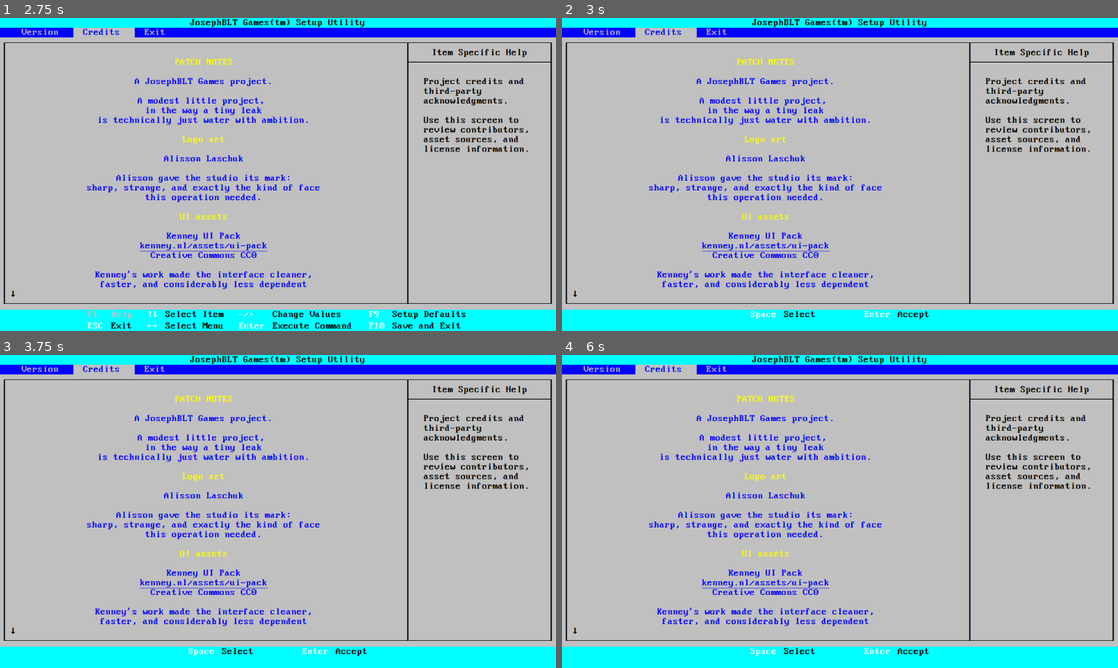
Above: before the commit, frames 1-4 (two rows, left to right).
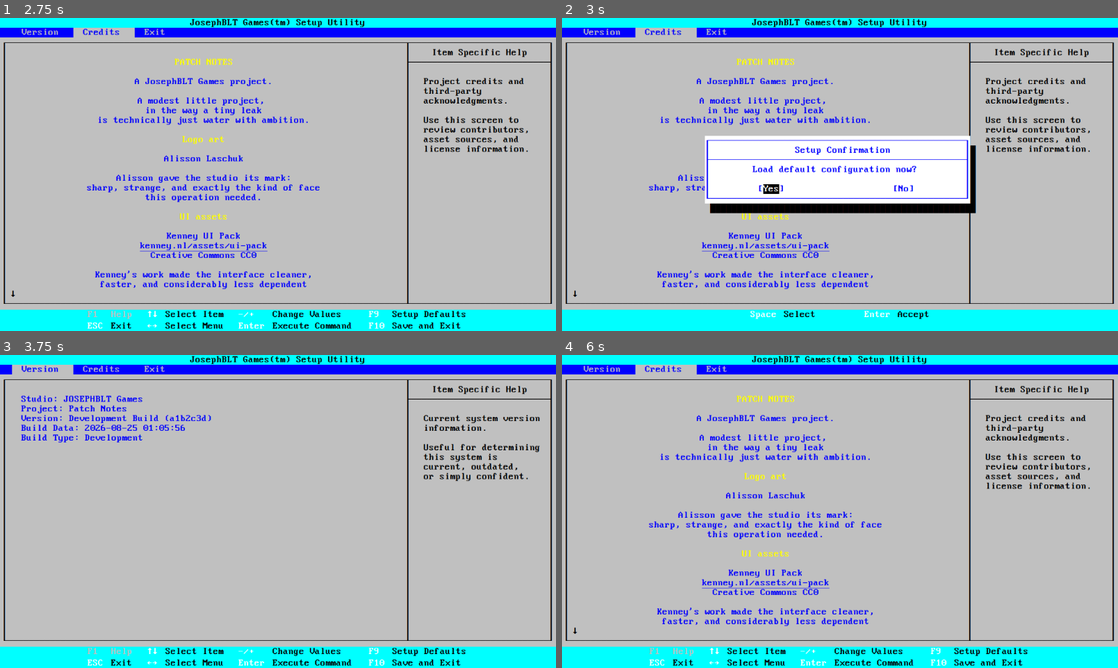
Above: after the commit, the same moments.

Repository: Josephblt/patch-notes
Game: Godot game, scene res://scenes/startup.tscn
Two runs of this game, one before a commit and one after it. Both use one fixed random seed, a clock stepped at 60 frames per second and the inputs below.
Inputs:
- Up to frame 1 (2.75 s): tap Enter (bios_accept) at 0.5, 2 s; hold Right (bios_right) 0.53-1.28 s; hold Enter (bios_accept) 0.53-1.28 s; hold Down (bios_down) 1.28-2.03 s; tap Space (bios_select) at 1.35 s; hold Right (bios_right) from 2.03 s (still down); hold Enter (bios_accept) from 2.03 s (still down)
- Up to frame 2 (3 s): release Right (bios_right) at 2.78 s; release Enter (bios_accept) at 2.78 s; hold F9 (bios_setup_defaults) from 2.78 s (still down); tap Space (bios_select) at 2.85 s
- Up to frame 3 (3.75 s): tap Enter (bios_accept) at 3.5 s; release F9 (bios_setup_defaults) at 3.53 s; hold Left (bios_left) from 3.53 s (still down); hold Enter (bios_accept) from 3.53 s (still down)
- Up to frame 4 (6 s): release Enter (bios_accept) at 4.28 s; tap Space (bios_select) at 4.35, 5.85 s; release Left (bios_left) at 5.03 s; hold Down (bios_down) 5.03-5.78 s; hold Enter (bios_accept) 5.03-5.78 s; hold Right (bios_right) from 5.78 s (still down)

Frame 1 is identical in both runs. In frame 2, 12% of the frame differs, in the area x 25-75%, y 37-63%; in frame 3, 8.4%; in frame 4, 1.3%.
Error before the commit: Attempt to call function 'activate' in base 'null instance' on a null instance. (res://scripts/scenes/bios/bios.gd:86)

Commit message:
Add load setup defaults BIOS dialog

Diff:
--- a/src/scenes/bios/bios.tscn
+++ b/src/scenes/bios/bios.tscn
@@ -9,6 +9,7 @@
 [ext_resource type="PackedScene" uid="uid://y68gcp0545ja" path="res://scenes/bios/normal_keys.tscn" id="7_5ou4k"]
 [ext_resource type="PackedScene" uid="uid://b3c01w2enqoys" path="res://scenes/bios/dialogs/dialog_keys.tscn" id="7_7thf1"]
 [ext_resource type="PackedScene" uid="uid://dfodeibreehno" path="res://scenes/bios/dialogs/exit_discarding_dialog.tscn" id="7_b7pe8"]
+[ext_resource type="PackedScene" uid="uid://c5w8v0kpy3jqa" path="res://scenes/bios/dialogs/load_setup_defaults_dialog.tscn" id="8_g2724"]
 [ext_resource type="PackedScene" uid="uid://bu52b872q07kf" path="res://scenes/bios/dialogs/exit_saving_dialog.tscn" id="10_kblm1"]
 
 [sub_resource type="StyleBoxFlat" id="StyleBoxFlat_etr6w"]
@@ -339,4 +340,8 @@
 unique_name_in_owner = true
 visible = false
 
+[node name="LoadSetupDefaultsDialog" parent="." unique_id=1423246225 instance=ExtResource("8_g2724")]
+unique_name_in_owner = true
+visible = false
+
 [connection signal="menu_changed" from="MainVBoxContainer/Menu" to="." method="_on_menu_changed"]
--- /dev/null
+++ b/src/scenes/bios/dialogs/load_setup_defaults_dialog.tscn
@@ -0,0 +1,325 @@
+[gd_scene format=3 uid="uid://c5w8v0kpy3jqa"]
+
+[ext_resource type="Script" uid="uid://bv3c7tyqokam2" path="res://scripts/scenes/bios/dialogs/dialog.gd" id="1_72q18"]
+[ext_resource type="FontFile" uid="uid://nbdmcuya1pw8" path="res://resources/fonts/bios.ttf" id="2_meylx"]
+
+[sub_resource type="StyleBoxFlat" id="StyleBoxFlat_m7cxi"]
+bg_color = Color(1, 1, 1, 1)
+
+[sub_resource type="StyleBoxEmpty" id="StyleBoxEmpty_4t7yi"]
+
+[sub_resource type="StyleBoxFlat" id="StyleBoxFlat_iuvg4"]
+bg_color = Color(1, 1, 1, 1)
+
+[sub_resource type="StyleBoxFlat" id="StyleBoxFlat_bsi3e"]
+bg_color = Color(1, 1, 1, 1)
+
+[sub_resource type="StyleBoxFlat" id="StyleBoxFlat_cqy1o"]
+bg_color = Color(1, 1, 1, 1)
+
+[node name="LoadSetupDefaultsDialogVBoxContainer" type="VBoxContainer" unique_id=1216854761]
+anchors_preset = 8
+anchor_left = 0.5
+anchor_top = 0.5
+anchor_right = 0.5
+anchor_bottom = 0.5
+offset_left = -280.5
+offset_top = -80.0
+offset_right = 280.5
+offset_bottom = 80.0
+grow_horizontal = 2
+grow_vertical = 2
+size_flags_horizontal = 4
+size_flags_vertical = 4
+theme_override_constants/separation = 0
+script = ExtResource("1_72q18")
+
+[node name="LoadSetupDefaultsLine1" type="HBoxContainer" parent="." unique_id=1387906528]
+layout_mode = 2
+theme_override_constants/separation = 0
+
+[node name="LoadSetupDefaultsLine1" type="Label" parent="LoadSetupDefaultsLine1" unique_id=1894597114]
+layout_mode = 2
+theme_override_colors/font_color = Color(0, 0, 1, 1)
+theme_override_fonts/font = ExtResource("2_meylx")
+theme_override_font_sizes/font_size = 20
+theme_override_styles/normal = SubResource("StyleBoxFlat_m7cxi")
+text = "┌────────────────────────────────────────────────┐"
+horizontal_alignment = 1
+vertical_alignment = 1
+
+[node name="LoadSetupDefaultsLine1Space" type="Label" parent="LoadSetupDefaultsLine1" unique_id=5655625]
+layout_mode = 2
+theme_override_colors/font_color = Color(0, 0, 1, 1)
+theme_override_fonts/font = ExtResource("2_meylx")
+theme_override_font_sizes/font_size = 20
+theme_override_styles/normal = SubResource("StyleBoxEmpty_4t7yi")
+text = " "
+horizontal_alignment = 1
+vertical_alignment = 1
+
+[node name="LoadSetupDefaultsLineTitle" type="HBoxContainer" parent="." unique_id=2117706983]
+layout_mode = 2
+theme_override_constants/separation = 0
+
+[node name="LoadSetupDefaultsLineTitle" type="Label" parent="LoadSetupDefaultsLineTitle" unique_id=275484974]
+layout_mode = 2
+theme_override_colors/font_color = Color(0, 0, 1, 1)
+theme_override_fonts/font = ExtResource("2_meylx")
+theme_override_font_sizes/font_size = 20
+theme_override_styles/normal = SubResource("StyleBoxFlat_iuvg4")
+text = "│                Setup Confirmation              │"
+horizontal_alignment = 1
+vertical_alignment = 1
+
+[node name="LoadSetupDefaultsLineTitleShadow" type="Label" parent="LoadSetupDefaultsLineTitle" unique_id=1988571294]
+layout_mode = 2
+theme_override_colors/font_color = Color(0, 0, 0, 1)
+theme_override_fonts/font = ExtResource("2_meylx")
+theme_override_font_sizes/font_size = 20
+theme_override_styles/normal = SubResource("StyleBoxFlat_iuvg4")
+text = "█"
+horizontal_alignment = 1
+vertical_alignment = 1
+
+[node name="LoadSetupDefaultsLine3" type="HBoxContainer" parent="." unique_id=47797606]
+layout_mode = 2
+theme_override_constants/separation = 0
+
+[node name="LoadSetupDefaultsLine3" type="Label" parent="LoadSetupDefaultsLine3" unique_id=244534423]
+layout_mode = 2
+theme_override_colors/font_color = Color(0, 0, 1, 1)
+theme_override_fonts/font = ExtResource("2_meylx")
+theme_override_font_sizes/font_size = 20
+theme_override_styles/normal = SubResource("StyleBoxFlat_iuvg4")
+text = "├────────────────────────────────────────────────┤"
+horizontal_alignment = 1
+vertical_alignment = 1
+
+[node name="LoadSetupDefaultsLine3Shadow" type="Label" parent="LoadSetupDefaultsLine3" unique_id=994252218]
+layout_mode = 2
+theme_override_colors/font_color = Color(0, 0, 0, 1)
+theme_override_fonts/font = ExtResource("2_meylx")
+theme_override_font_sizes/font_size = 20
+theme_override_styles/normal = SubResource("StyleBoxFlat_iuvg4")
+text = "█"
+horizontal_alignment = 1
+vertical_alignment = 1
+
+[node name="LoadSetupDefaultsLineMessage" type="HBoxContainer" parent="." unique_id=1951460405]
+layout_mode = 2
+theme_override_constants/separation = 0
+
+[node name="LoadSetupDefaultsLineMessage" type="Label" parent="LoadSetupDefaultsLineMessage" unique_id=373369141]
+layout_mode = 2
+theme_override_colors/font_color = Color(0, 0, 1, 1)
+theme_override_fonts/font = ExtResource("2_meylx")
+theme_override_font_sizes/font_size = 20
+theme_override_styles/normal = SubResource("StyleBoxFlat_iuvg4")
+text = "│        Load default configuration now?         │"
+horizontal_alignment = 1
+vertical_alignment = 1
+
+[node name="LoadSetupDefaultsLineMessageShadow" type="Label" parent="LoadSetupDefaultsLineMessage" unique_id=2005360073]
+layout_mode = 2
+theme_override_colors/font_color = Color(0, 0, 0, 1)
+theme_override_fonts/font = ExtResource("2_meylx")
+theme_override_font_sizes/font_size = 20
+theme_override_styles/normal = SubResource("StyleBoxFlat_iuvg4")
+text = "█"
+horizontal_alignment = 1
+vertical_alignment = 1
+
+[node name="LoadSetupDefaultsLine5" type="HBoxContainer" parent="." unique_id=1797605311]
+layout_mode = 2
+theme_override_constants/separation = 0
+
+[node name="LoadSetupDefaultsLine5" type="Label" parent="LoadSetupDefaultsLine5" unique_id=689978286]
+layout_mode = 2
+theme_override_colors/font_color = Color(0, 0, 1, 1)
+theme_override_fonts/font = ExtResource("2_meylx")
+theme_override_font_sizes/font_size = 20
+theme_override_styles/normal = SubResource("StyleBoxFlat_iuvg4")
+text = "│                                                │"
+horizontal_alignment = 1
+vertical_alignment = 1
+
+[node name="LoadSetupDefaultsLine5Shadow" type="Label" parent="LoadSetupDefaultsLine5" unique_id=1793895114]
+layout_mode = 2
+theme_override_colors/font_color = Color(0, 0, 0, 1)
+theme_override_fonts/font = ExtResource("2_meylx")
+theme_override_font_sizes/font_size = 20
+theme_override_styles/normal = SubResource("StyleBoxFlat_iuvg4")
+text = "█"
+horizontal_alignment = 1
+vertical_alignment = 1
+
+[node name="LoadSetupDefaultsLineOptions" type="HBoxContainer" parent="." unique_id=1778830557]
+layout_mode = 2
+theme_override_constants/separation = 0
+alignment = 1
+
+[node name="LoadSetupDefaultsLeftHBoxContainer" type="HBoxContainer" parent="LoadSetupDefaultsLineOptions" unique_id=2146363090]
+layout_mode = 2
+size_flags_horizontal = 3
+size_flags_vertical = 4
+theme_override_constants/separation = 0
+alignment = 1
+
+[node name="YesLabel4" type="Label" parent="LoadSetupDefaultsLineOptions/LoadSetupDefaultsLeftHBoxContainer" unique_id=1753405159]
+layout_mode = 2
+size_flags_horizontal = 3
+theme_override_colors/font_color = Color(0, 0, 1, 1)
+theme_override_fonts/font = ExtResource("2_meylx")
+theme_override_font_sizes/font_size = 20
+theme_override_styles/normal = SubResource("StyleBoxFlat_bsi3e")
+text = "│"
+vertical_alignment = 1
+
+[node name="YesLabel1" type="Label" parent="LoadSetupDefaultsLineOptions/LoadSetupDefaultsLeftHBoxContainer" unique_id=1197417121]
+layout_mode = 2
+size_flags_horizontal = 4
+theme_override_colors/font_color = Color(0, 0, 1, 1)
+theme_override_fonts/font = ExtResource("2_meylx")
+theme_override_font_sizes/font_size = 20
+theme_override_styles/normal = SubResource("StyleBoxFlat_bsi3e")
+text = "["
+horizontal_alignment = 1
+vertical_alignment = 1
+
+[node name="YesLabel" type="Label" parent="LoadSetupDefaultsLineOptions/LoadSetupDefaultsLeftHBoxContainer" unique_id=1673292859]
+unique_name_in_owner = true
+layout_mode = 2
+size_flags_horizontal = 4
+theme_override_colors/font_color = Color(0, 0, 1, 1)
+theme_override_fonts/font = ExtResource("2_meylx")
+theme_override_font_sizes/font_size = 20
+theme_override_styles/normal = SubResource("StyleBoxFlat_bsi3e")
+text = "Yes"
+horizontal_alignment = 1
+vertical_alignment = 1
+
+[node name="YesLabel2" type="Label" parent="LoadSetupDefaultsLineOptions/LoadSetupDefaultsLeftHBoxContainer" unique_id=257499529]
+layout_mode = 2
+size_flags_horizontal = 4
+theme_override_colors/font_color = Color(0, 0, 1, 1)
+theme_override_fonts/font = ExtResource("2_meylx")
+theme_override_font_sizes/font_size = 20
+theme_override_styles/normal = SubResource("StyleBoxFlat_bsi3e")
+text = "]"
+horizontal_alignment = 1
+vertical_alignment = 1
+
+[node name="YesLabel5" type="Label" parent="LoadSetupDefaultsLineOptions/LoadSetupDefaultsLeftHBoxContainer" unique_id=308563501]
+layout_mode = 2
+size_flags_horizontal = 3
+theme_override_colors/font_color = Color(0, 0, 1, 1)
+theme_override_fonts/font = ExtResource("2_meylx")
+theme_override_font_sizes/font_size = 20
+theme_override_styles/normal = SubResource("StyleBoxFlat_bsi3e")
+horizontal_alignment = 1
+vertical_alignment = 1
+
+[node name="LoadSetupDefaultsRightHBoxContainer" type="HBoxContainer" parent="LoadSetupDefaultsLineOptions" unique_id=1212046585]
+layout_mode = 2
+size_flags_horizontal = 3
+size_flags_vertical = 4
+theme_override_constants/separation = 0
+alignment = 1
+
+[node name="NoLabel5" type="Label" parent="LoadSetupDefaultsLineOptions/LoadSetupDefaultsRightHBoxContainer" unique_id=899331493]
+layout_mode = 2
+size_flags_horizontal = 3
+theme_override_colors/font_color = Color(0, 0, 1, 1)
+theme_override_fonts/font = ExtResource("2_meylx")
+theme_override_font_sizes/font_size = 20
+theme_override_styles/normal = SubResource("StyleBoxFlat_cqy1o")
+horizontal_alignment = 1
+vertical_alignment = 1
+
+[node name="NoLabel1" type="Label" parent="LoadSetupDefaultsLineOptions/LoadSetupDefaultsRightHBoxContainer" unique_id=1946633635]
+layout_mode = 2
+size_flags_horizontal = 4
+theme_override_colors/font_color = Color(0, 0, 1, 1)
+theme_override_fonts/font = ExtResource("2_meylx")
+theme_override_font_sizes/font_size = 20
+theme_override_styles/normal = SubResource("StyleBoxFlat_cqy1o")
+text = "["
+horizontal_alignment = 1
+vertical_alignment = 1
+
+[node name="NoLabel" type="Label" parent="LoadSetupDefaultsLineOptions/LoadSetupDefaultsRightHBoxContainer" unique_id=684778727]
+unique_name_in_owner = true
+layout_mode = 2
+size_flags_horizontal = 4
+theme_override_colors/font_color = Color(0, 0, 1, 1)
+theme_override_fonts/font = ExtResource("2_meylx")
+theme_override_font_sizes/font_size = 20
+theme_override_styles/normal = SubResource("StyleBoxFlat_cqy1o")
+text = "No"
+horizontal_alignment = 1
+vertical_alignment = 1
+
+[node name="NoLabel3" type="Label" parent="LoadSetupDefaultsLineOptions/LoadSetupDefaultsRightHBoxContainer" unique_id=718145748]
+layout_mode = 2
+size_flags_horizontal = 4
+theme_override_colors/font_color = Color(0, 0, 1, 1)
+theme_override_fonts/font = ExtResource("2_meylx")
+theme_override_font_sizes/font_size = 20
+theme_override_styles/normal = SubResource("StyleBoxFlat_cqy1o")
+text = "]"
+horizontal_alignment = 1
+vertical_alignment = 1
+
+[node name="NoLabel4" type="Label" parent="LoadSetupDefaultsLineOptions/LoadSetupDefaultsRightHBoxContainer" unique_id=984611763]
+layout_mode = 2
+size_flags_horizontal = 3
+theme_override_colors/font_color = Color(0, 0, 1, 1)
+theme_override_fonts/font = ExtResource("2_meylx")
+theme_override_font_sizes/font_size = 20
+theme_override_styles/normal = SubResource("StyleBoxFlat_cqy1o")
+text = "│"
+horizontal_alignment = 2
+vertical_alignment = 1
+
+[node name="LoadSetupDefaultsLineOptionsShadow" type="Label" parent="LoadSetupDefaultsLineOptions" unique_id=1619054857]
+layout_mode = 2
+theme_override_colors/font_color = Color(0, 0, 0, 1)
+theme_override_fonts/font = ExtResource("2_meylx")
+theme_override_font_sizes/font_size = 20
+theme_override_styles/normal = SubResource("StyleBoxFlat_iuvg4")
+text = "█"
+horizontal_alignment = 1
+vertical_alignment = 1
+
+[node name="LoadSetupDefaultsLine7" type="HBoxContainer" parent="." unique_id=917423368]
+layout_mode = 2
+theme_override_constants/separation = 0
+
+[node name="LoadSetupDefaultsLine7" type="Label" parent="LoadSetupDefaultsLine7" unique_id=17437264]
+layout_mode = 2
+theme_override_colors/font_color = Color(0, 0, 1, 1)
+theme_override_fonts/font = ExtResource("2_meylx")
+theme_override_font_sizes/font_size = 20
+theme_override_styles/normal = SubResource("StyleBoxFlat_iuvg4")
+text = "└────────────────────────────────────────────────┘"
+horizontal_alignment = 1
+vertical_alignment = 1
+
+[node name="LoadSetupDefaultsLine7Shadow" type="Label" parent="LoadSetupDefaultsLine7" unique_id=1888149285]
+layout_mode = 2
+theme_override_colors/font_color = Color(0, 0, 0, 1)
+theme_override_fonts/font = ExtResource("2_meylx")
+theme_override_font_sizes/font_size = 20
+theme_override_styles/normal = SubResource("StyleBoxFlat_iuvg4")
+text = "█"
+horizontal_alignment = 1
+vertical_alignment = 1
+
+[node name="LoadSetupDefaultsLine8Shadow" type="Label" parent="." unique_id=2043355522]
+layout_mode = 2
+theme_override_colors/font_color = Color(0, 0, 0, 1)
+theme_override_fonts/font = ExtResource("2_meylx")
+theme_override_font_sizes/font_size = 20
+text = " ██████████████████████████████████████████████████"
+vertical_alignment = 1
